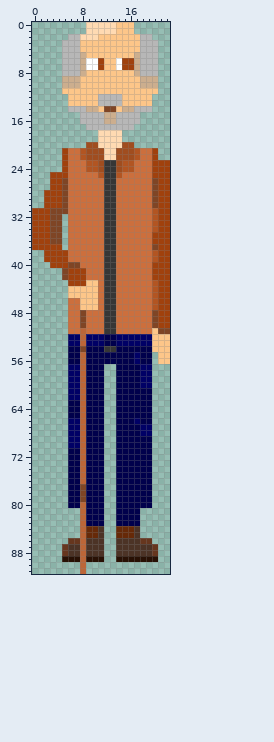
Two versions of one sprite sheet, sprites/spr_OldMan/08f6c35e-d66e-4190-a44d-a1a11e596d74.png. The first picture shows the starting point.
The file is 23x92 pixels.
The same view after the edit:
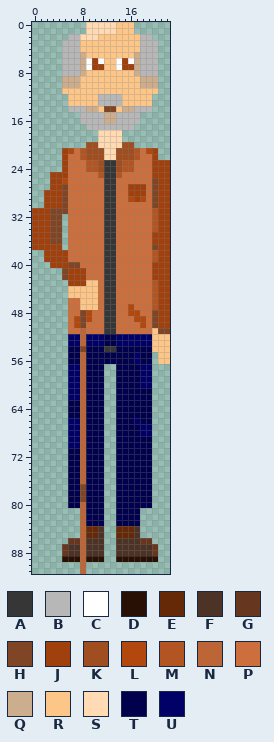
Palette (. is transparent): A #363636  B #b7b7b7  C #ffffff  D #281004  E #662908  F #4c3326  G #66361e  H #7f4525  J #a0410d  K #a04d1f  L #b2480e  M #b25522  N #bc6638  P #cc6f3d  Q #ccae8e  R #fdc689  S #ffdab2  T #00004c  U #000066
The edit:
Colour J becomes colour C in row 6 at x 11 and 16.
Colour C becomes colour J in rows 6 to 7 at x 10.
Colour P becomes colour J in rows 27 to 28 at x 16 to 18; in row 29 at x 17.
Colour H becomes colour L in row 26 at x 5.
Colour P becomes colour L in row 21 at x 6 and 19; in row 29 at x 16 and 18; in row 47 at x 16; in row 48 at x 9 and 16 to 17; in row 49 at x 7, 9 and 17 to 18; in row 50 at x 7 and 18.
Changed places in both pictures, as pixel boxes (x1, y1, x2, y2):
changed: (92, 58, 104, 70)
changed: (128, 58, 134, 64)
changed: (62, 148, 74, 184)
changed: (146, 148, 152, 154)
changed: (128, 184, 146, 202)
changed: (128, 304, 146, 328)
changed: (74, 310, 92, 328)
